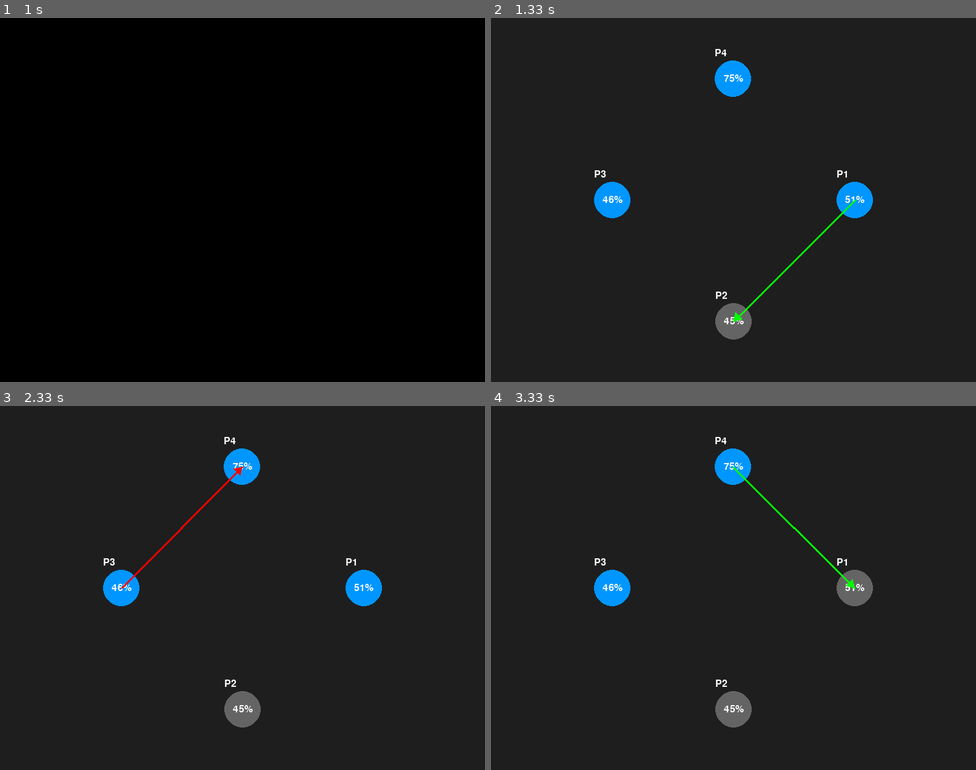
Above: before the commit, frames 1-4 (two rows, left to right).
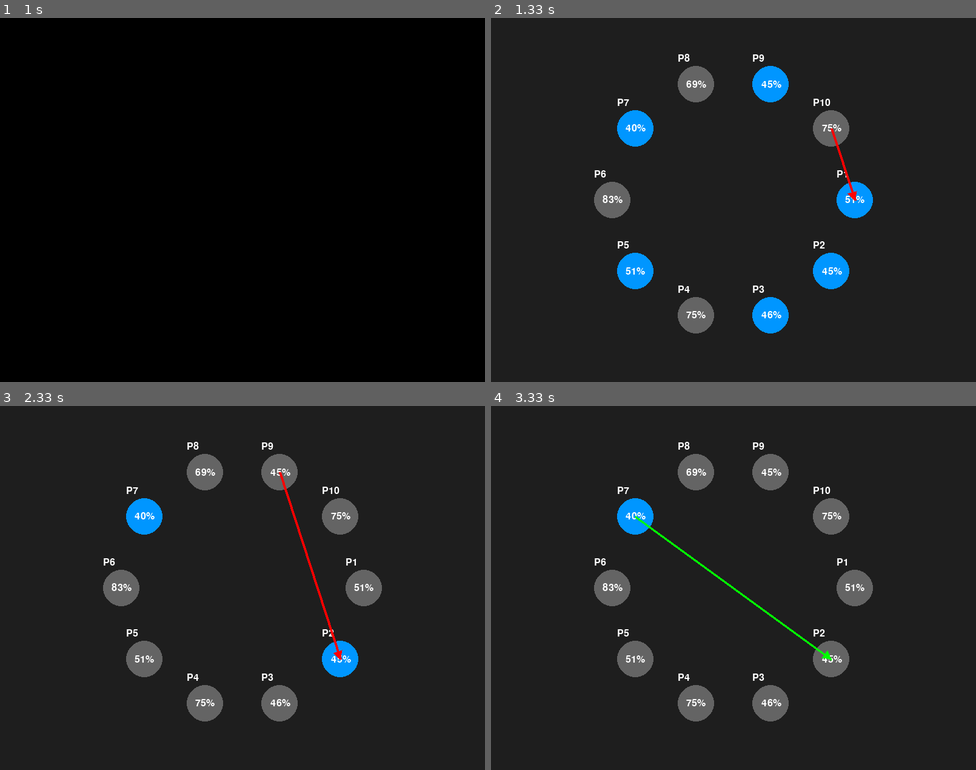
Above: after the commit, the same moments.

Repository: DanNgobe/nuel-sim
Game: pygame game, started from main.py
Two runs of this game, one before a commit and one after it. Both use one fixed random seed, a clock stepped at 60 frames per second and the inputs below.
Inputs:
- Up to frame 1 (1 s): no input
- Up to frame 2 (1.33 s): no input
- Up to frame 3 (2.33 s): no input
- Up to frame 4 (3.33 s): no input

Frame 1 is identical in both runs. In frame 2, 6.9% of the frame differs, in the area x 21-76%, y 8-89%; in frame 3, 7.6%, in the area x 21-79%, y 8-89%; in frame 4, 7.1%.

Commit message:
fix: add strategies (make them injectable)

Diff:
--- a/config.py
+++ b/config.py
@@ -1,8 +1,8 @@
 # config.py
 
 # Game Settings
-NUM_PLAYERS = 4
-GAME_MODE = "sequential"  # Options: 'sequential', 'simultaneous', 'random'
+NUM_PLAYERS = 10
+GAME_MODE = "simultaneous"  # Options: 'sequential', 'simultaneous', 'random'
 
 # Player Settings
 # INITIAL_HEALTH = 1.0
--- a/core/__init__.py
+++ b/core/__init__.py
@@ -1,2 +1,3 @@
 from .player import Player
 from .game import Game
+from .strategies import *
--- a/core/player.py
+++ b/core/player.py
@@ -1,17 +1,21 @@
 import random
 
 class Player:
-    def __init__(self, name, accuracy, x=0, y=0):
+    def __init__(self, name, accuracy, x=0, y=0, strategy=None):
         self.name = name
         self.accuracy = accuracy
         self.x = x
         self.y = y
         self.alive = True
+        self.strategy = strategy or self.default_strategy  # fallback if no strategy provided
+
+    def default_strategy(self, me, players):
+        """Default target selection: random alive enemy."""
+        alive = [p for p in players if p != me and p.alive]
+        return random.choice(alive) if alive else None
 
     def choose_target(self, players):
-        """Override or extend this for smarter targeting"""
-        alive = [p for p in players if p != self and p.alive]
-        return random.choice(alive) if alive else None
+        return self.strategy(self, players)
 
     def shoot(self, target):
         if not self.alive or not target or not target.alive:
--- /dev/null
+++ b/core/strategies.py
@@ -0,0 +1,29 @@
+import random
+
+
+def target_weakest(me, players):
+    alive = [p for p in players if p != me and p.alive]
+    return min(alive, key=lambda p: p.accuracy, default=None)
+
+def target_strongest(me, players):
+    alive = [p for p in players if p != me and p.alive]
+    return max(alive, key=lambda p: p.accuracy, default=None)
+
+def target_stronger(me, players):
+    alive = [p for p in players if p != me and p.alive]
+    return max(alive, key=lambda p: p.accuracy - me.accuracy, default=None)
+
+# Xu's strategy (truels)
+def target_stronger_or_strongest(me, players):
+    stronger = target_stronger(me, players)
+    strongest = target_strongest(me, players)
+
+    # if the second strongest is decently strong target him so if he kills the strongest we can kill him
+    if stronger and stronger.accuracy > 0.65:
+        return stronger
+    return strongest
+
+
+def target_nearest(me, players):
+    alive = [p for p in players if p != me and p.alive]
+    return min(alive, key=lambda p: (p.x - me.x)**2 + (p.y - me.y)**2, default=None)
--- a/main.py
+++ b/main.py
@@ -2,6 +2,7 @@
 import random
 from core import Player
 from core import Game
+from core import target_strongest
 from visual import run_game_visual
 import config
 
@@ -13,7 +14,7 @@
         x = center_x + radius * math.cos(angle)
         y = center_y + radius * math.sin(angle)
         accuracy = random.uniform(*config.MARKSMANSHIP_RANGE)
-        players.append(Player(f"P{i+1}", accuracy=accuracy, x=x, y=y))
+        players.append(Player(f"P{i+1}", accuracy=accuracy, x=x, y=y, strategy=target_strongest))
     return players
 
 if __name__ == "__main__":
